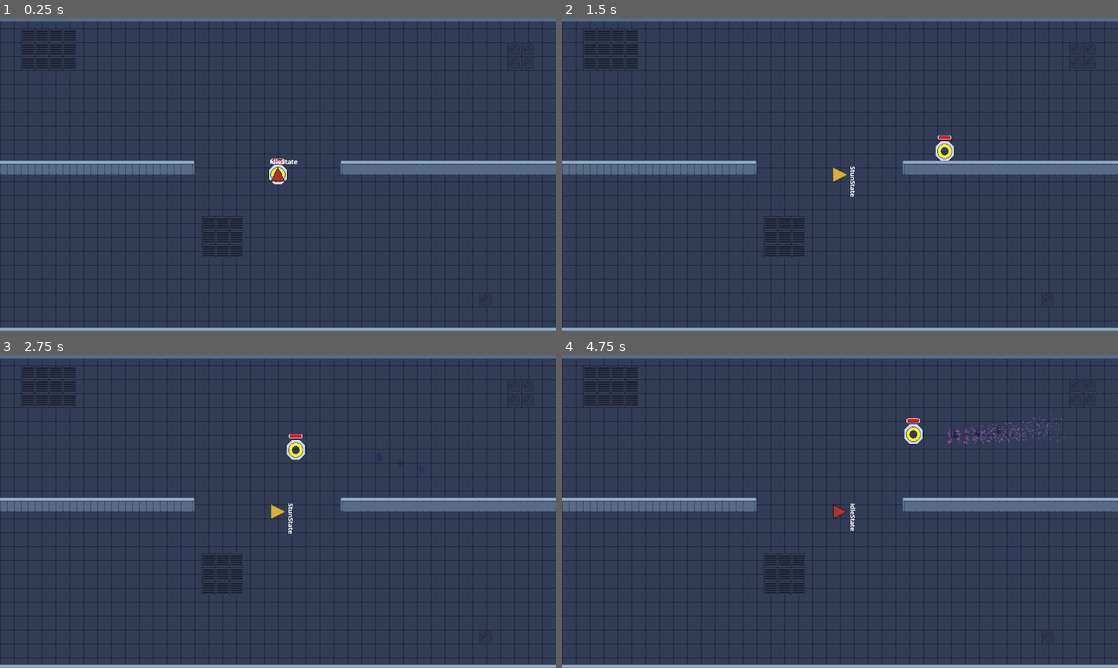
Above: before the commit, frames 1-4 (two rows, left to right).
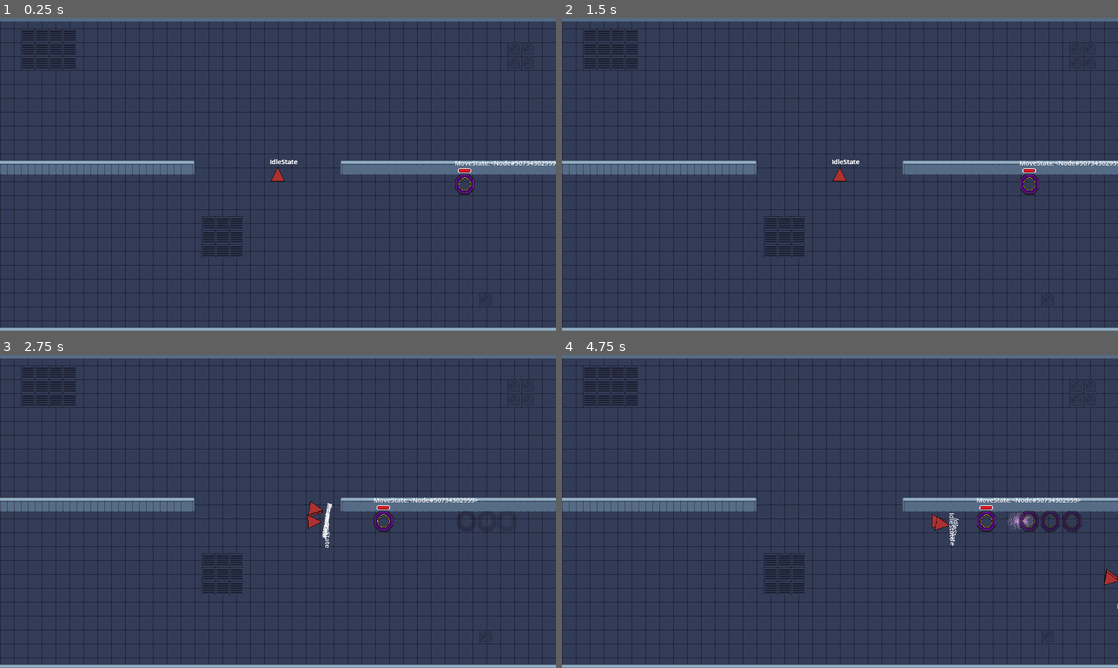
Above: after the commit, the same moments.

Repository: RoguePineappleGames/TossUpMVP
Game: Godot game, scene res://Levels/Level0/room_0_2.tscn
The game is run twice, just before and just after one commit, with the same random seed, the same clock (stepped at 60 frames per second) and the same inputs. This scene is started directly instead of the project's main scene. Sound files missing from this copy of the repository are replaced by a short silence.
Inputs (mouse positions are in pixels of both pictures, inside the frame that each line leads up to):
- Up to frame 1 (0.25 s): no input
- Up to frame 2 (1.5 s): tap Enter at 0.5 s; move the mouse to (962, 158) at 0.52 s; hold Shift (Dash) 0.53-1.28 s; hold D (Right) from 0.53 s (still down); tap W (Up) at 0.77, 1.07 s; tap E (Grab) at 0.8, 1.35 s; move the mouse to (728, 190) at 1.27 s
- Up to frame 3 (2.75 s): tap W (Up) at 1.52, 1.55, 1.82, 2.1 s; move the mouse to (333, 442) at 2.02 s; release D (Right) at 2.03 s; hold A (Left) from 2.03 s (still down); hold Shift (Dash) from 2.03 s (still down)
- Up to frame 4 (4.75 s): move the mouse to (812, 574) at 2.77 s; release A (Left) at 2.78 s; release Shift (Dash) at 2.78 s; hold D (Right) 2.78-4.28 s; tap Shift (Dash) at 2.85, 4.35 s; tap W (Up) at 3.02, 3.32, 3.77, 3.8, 4.07, 4.52 s; tap E (Grab) at 3.05 s; move the mouse to (1006, 558) at 3.52 s; hold E (Grab) 3.53-4.28 s; tap Escape (Pause) at 4.15 s; move the mouse to (673, 464) at 4.27 s; hold A (Left) from 4.28 s (still down)

The runs differ from the first frame. In frame 1, 0.5% of the frame differs, in the area x 48-100%, y 44-57%; in frame 2, 0.7%; in frame 3, 0.9%; in frame 4, 1.6%, in the area x 48-100%, y 18-82%.

Commit message:
Player remade with statemachine and new art

Diff:
--- a/Characters/Circloid/circloid.gd
+++ b/Characters/Circloid/circloid.gd
@@ -9,6 +9,9 @@
 signal EnemyDied(enemy: CharacterBody2D)
 
 enum ShapeType {CIRCLOID, TRIANGOLOID, BLOCKOID, RHOMBOID, STAROID}
+
+const GRAB_SCALING_VALUE: float = 0.5
+const THROW_SCALING_VALUE: float = 1
 
 @export var shape_type: ShapeType
 @export var stun_state: State
@@ -45,11 +48,17 @@
 
 func grab() -> void:
 	EnemyGrabbed.emit(self)
+	scale_enemy(GRAB_SCALING_VALUE)
 
-func throw(damage: int) -> void:
-	throw_damage = damage
+func throw(damage: int = 0) -> void:
+	#throw_damage = damage
 	EnemyThrown.emit(self)
+	scale_enemy(THROW_SCALING_VALUE)
 
 func die() -> void:
 	print("I, ", self, "died")
 	ExceptionalTransition.emit(state_machine.current_state, death_state)
+
+func scale_enemy(scaling_value: float) -> void:
+	scale = Vector2(scaling_value, scaling_value)
+	rotation = 0
--- a/Characters/Circloid/thrown_state.gd
+++ b/Characters/Circloid/thrown_state.gd
@@ -10,7 +10,6 @@
 func on_enter():
 	character.is_thrown = true
 	enemy_detector.monitoring = true
-	print("We are thrown")
 
 func state_physics_process(delta) -> void:
 	if character.is_thrown == false:
--- /dev/null
+++ b/Characters/Player/dash_state.gd
@@ -0,0 +1,71 @@
+extends State
+
+@export var move_state: State
+
+@onready var cooldown_timer: Timer = $CooldownTimer
+@onready var dash_duration_timer: Timer = $DashDurationTimer
+@onready var dash_ghost_life_timer: Timer = $DashGhostLifeTimer
+@onready var dash_ghost_scene: PackedScene = preload("res://Other/ghost.tscn")
+
+@onready var dash_sfx: AudioStreamPlayer2D = $DashSFX
+@onready var dash_particles: CPUParticles2D = $"../../DashParticles"
+
+var dash_direction:= Vector2.ZERO
+var dash_force: int = 1000
+
+func on_enter() -> void:
+	if not cooldown_timer.is_stopped():
+		##DASH ON COOLDOWN
+		Transitioned.emit(self, move_state)
+		return
+	dash_duration_timer.start()
+	dash_ghost_life_timer.start()
+	set_dash_direction()
+	adjust_collision_layers(false)
+	activate_SFX()
+
+func set_dash_direction() -> void:
+	var mouse_position = character.get_global_mouse_position()
+	dash_direction = character.global_position.direction_to(mouse_position)
+
+func adjust_collision_layers(toggle: bool) -> void:
+	##toggle invincibility
+	character.set_collision_layer_value(2, toggle)
+	##toggle dash collision shape
+	character.dash_collision_shape.set_deferred("disabled", toggle)
+
+func state_physics_process(delta) -> void:
+	character.velocity = dash_direction * dash_force
+	character.move_and_slide()
+
+func activate_SFX() -> void:
+	##particles emit opposite of dash direction
+	dash_particles.direction.x = -dash_direction.x
+	dash_particles.emitting = true
+	dash_sfx.playing = true
+
+func _on_dash_collision_area_body_entered(body: Node2D) -> void:
+	if body.is_in_group("Enemy"):
+		body.stun()
+
+
+func _on_dash_ghost_life_timer_timeout() -> void:
+	##Keep adding dash ghosts when the timer expires
+	add_dash_ghost()
+
+
+func add_dash_ghost() -> void:
+	var ghost_instance = dash_ghost_scene.instantiate()
+	ghost_instance.set_property(character.global_position, character.scale, character.animated_sprite_2d.flip_h)
+	get_tree().root.add_child(ghost_instance)
+
+
+func _on_dash_duration_timer_timeout() -> void:
+	Transitioned.emit(self, move_state)
+	dash_particles.emitting = false
+
+
+func on_exit() -> void:
+	cooldown_timer.start()
+	dash_ghost_life_timer.stop()
+	adjust_collision_layers(true)
--- /dev/null
+++ b/Characters/Player/grab_state.gd
@@ -0,0 +1,37 @@
+extends State
+
+@export var move_state: State
+@export var throw_state: State
+
+@onready var enemy_detector: Area2D = $"../../EnemyDetector"
+
+var input_vector:= Vector2.ZERO
+var speed: int = 300
+
+func on_enter() -> void:
+	var colliding_enemies = enemy_detector.get_overlapping_bodies()
+	if colliding_enemies:
+		for enemy in colliding_enemies:
+			if enemy.is_stunned:
+				enemy.grab()
+				grab_enemy(enemy)
+				return
+	Transitioned.emit(self, move_state)
+
+func grab_enemy(enemy: Enemy) -> void:
+	character.grabbed_enemy = enemy
+	enemy.reparent(character)
+	var tween = create_tween()
+	tween.tween_property(enemy, "position",  Vector2.ZERO, 0.5).set_trans(Tween.TRANS_EXPO)
+	await tween.finished
+
+
+func _unhandled_input(event: InputEvent) -> void:
+	input_vector = Input.get_vector("Left", "Right", "Up", "Down")
+
+	if event.is_action_pressed("Grab"):
+		Transitioned.emit(self, throw_state)
+
+func state_physics_process(delta) -> void:
+	character.velocity = input_vector * speed
+	character.move_and_slide()
--- /dev/null
+++ b/Characters/Player/idle_state.gd
@@ -0,0 +1 @@
+extends State
--- /dev/null
+++ b/Characters/Player/move_state.gd
@@ -0,0 +1,22 @@
+extends State
+
+@export var dash_state: State
+@export var grab_state: State
+
+var input_vector:= Vector2.ZERO
+var speed: int = 300
+
+func _unhandled_input(event: InputEvent) -> void:
+	input_vector = Input.get_vector("Left", "Right", "Up", "Down")
+
+	if event.is_action_pressed("Dash"):
+		Transitioned.emit(self, dash_state)
+
+	if event.is_action_pressed("Grab"):
+		Transitioned.emit(self, grab_state)
+
+
+func state_physics_process(delta):
+	character.velocity = input_vector * speed
+
+	character.move_and_slide()
--- /dev/null
+++ b/Characters/Player/player.gd
@@ -0,0 +1,44 @@
+extends CharacterBody2D
+
+signal PlayerHit
+signal PlayerDied
+signal ExceptionalTransition
+
+@onready var health_bar: TextureProgressBar = $HealthBar
+@onready var state_label: Label = $StateLabel
+@onready var state_machine: Node = $StateMachine
+@onready var animated_sprite_2d: AnimatedSprite2D = $AnimatedSprite2D
+@onready var dash_collision_shape: CollisionPolygon2D = $DashCollisionArea/DashCollisionShape
+
+
+
+var max_health: int = 10
+var current_health: int = 0
+var grabbed_enemy: Enemy = null
+
+func _ready() -> void:
+	current_health = max_health
+	health_bar.max_value = max_health
+	health_bar.value = current_health
+	dash_collision_shape.set_deferred("disabled", true)
+
+func _physics_process(delta: float) -> void:
+	state_label.text = str(state_machine.current_state)
+
+
+func adjust_health(amount: int) -> void:
+	##positive amount value for healing; negative amount value for taking damage
+	if amount < 0:
+		PlayerHit.emit()
+	current_health += amount
+	current_health = clamp(current_health, 0, max_health)
+	health_bar.value = current_health
+	if current_health <= 0:
+		die()
+
+func die() -> void:
+	print("I, the player, have died")
+	PlayerDied.emit()
+	##Death Animation
+	##Death Sound
+	queue_free()
--- /dev/null
+++ b/Characters/Player/player.tscn
@@ -0,0 +1,132 @@
+[gd_scene load_steps=15 format=3 uid="uid://o1y0uf46cnqv"]
+
+[ext_resource type="Script" uid="uid://id56bgnyq450" path="res://Characters/Player/player.gd" id="1_j341n"]
+[ext_resource type="Texture2D" uid="uid://g5ojqe1ky2ek" path="res://Assets/Player/Player_v2.png" id="2_u2wkb"]
+[ext_resource type="Script" uid="uid://b3mh8uhybvbfc" path="res://Characters/Player/state_machine.gd" id="3_cue0d"]
+[ext_resource type="Script" uid="uid://dfdijqan7rw00" path="res://Characters/Player/move_state.gd" id="5_klx3t"]
+[ext_resource type="Script" uid="uid://cij3a48li8hqw" path="res://Characters/Player/dash_state.gd" id="5_osktb"]
+[ext_resource type="Script" uid="uid://cqlawculmjf8k" path="res://Characters/Player/grab_state.gd" id="6_7vev3"]
+[ext_resource type="Script" uid="uid://dnhqdf0rxjtny" path="res://Characters/Player/throw_state.gd" id="7_7vev3"]
+[ext_resource type="AudioStream" uid="uid://bba2wci3xni8n" path="res://Assets/SFX/Dash.wav" id="7_va6lm"]
+[ext_resource type="Texture2D" uid="uid://dxews7elm4pd7" path="res://Assets/HealthBarBackground.png" id="9_yhol4"]
+[ext_resource type="Texture2D" uid="uid://dpdxos0ff78hl" path="res://Assets/HealthBarProgress.png" id="10_va6lm"]
+
+[sub_resource type="AtlasTexture" id="AtlasTexture_b71o8"]
+atlas = ExtResource("2_u2wkb")
+region = Rect2(0, 0, 48, 48)
+
+[sub_resource type="SpriteFrames" id="SpriteFrames_xf5fp"]
+animations = [{
+"frames": [{
+"duration": 1.0,
+"texture": SubResource("AtlasTexture_b71o8")
+}],
+"loop": true,
+"name": &"default",
+"speed": 5.0
+}]
+
+[sub_resource type="Curve" id="Curve_va6lm"]
+_limits = [0.0, 100.0, 0.0, 1.0]
+_data = [Vector2(0, 1), 0.0, 0.0, 0, 0, Vector2(0.1, 86.5169), 0.0, 0.0, 0, 0, Vector2(0.978947, 100), 0.0, 0.0, 0, 0]
+point_count = 3
+
+[sub_resource type="CircleShape2D" id="CircleShape2D_va6lm"]
+radius = 41.0
+
+[node name="Player" type="CharacterBody2D"]
+collision_layer = 2
+script = ExtResource("1_j341n")
+
+[node name="AnimatedSprite2D" type="AnimatedSprite2D" parent="."]
+texture_filter = 3
+sprite_frames = SubResource("SpriteFrames_xf5fp")
+
+[node name="CollisionPolygon2D" type="CollisionPolygon2D" parent="."]
+polygon = PackedVector2Array(-8, -22, 8, -22, 20, -10, 20, 10, 8, 22, -8, 22, -20, 10, -20, -10)
+
+[node name="DashCollisionArea" type="Area2D" parent="."]
+collision_layer = 32
+collision_mask = 5
+
+[node name="DashCollisionShape" type="CollisionPolygon2D" parent="DashCollisionArea"]
+polygon = PackedVector2Array(-9, -24, 9, -24, 22, -11, 22, 11, 9, 24, -9, 24, -22, 11, -22, -11)
+
+[node name="DashParticles" type="CPUParticles2D" parent="."]
+emitting = false
+amount = 10000
+lifetime = 0.2
+emission_shape = 1
+emission_sphere_radius = 20.0
+spread = 10.0
+gravity = Vector2(0, 0)
+initial_velocity_min = 100.0
+initial_velocity_max = 150.0
+damping_curve = SubResource("Curve_va6lm")
+color = Color(1, 0.737255, 1, 0.360784)
+
+[node name="EnemyDetector" type="Area2D" parent="."]
+collision_layer = 0
+collision_mask = 4
+
+[node name="CollisionShape2D" type="CollisionShape2D" parent="EnemyDetector"]
+shape = SubResource("CircleShape2D_va6lm")
+
+[node name="StateMachine" type="Node" parent="." node_paths=PackedStringArray("character", "initial_state")]
+script = ExtResource("3_cue0d")
+character = NodePath("..")
+initial_state = NodePath("MoveState")
+
+[node name="MoveState" type="Node" parent="StateMachine" node_paths=PackedStringArray("dash_state", "grab_state")]
+script = ExtResource("5_klx3t")
+dash_state = NodePath("../DashState")
+grab_state = NodePath("../GrabState")
+
+[node name="DashState" type="Node" parent="StateMachine" node_paths=PackedStringArray("move_state")]
+script = ExtResource("5_osktb")
+move_state = NodePath("../MoveState")
+
+[node name="CooldownTimer" type="Timer" parent="StateMachine/DashState"]
+one_shot = true
+
+[node name="DashDurationTimer" type="Timer" parent="StateMachine/DashState"]
+wait_time = 0.2
+one_shot = true
+
+[node name="DashGhostLifeTimer" type="Timer" parent="StateMachine/DashState"]
+wait_time = 0.05
+
+[node name="DashSFX" type="AudioStreamPlayer2D" parent="StateMachine/DashState"]
+stream = ExtResource("7_va6lm")
+
+[node name="GrabState" type="Node" parent="StateMachine" node_paths=PackedStringArray("move_state", "throw_state")]
+script = ExtResource("6_7vev3")
+move_state = NodePath("../MoveState")
+throw_state = NodePath("../ThrowState")
+
+[node name="ThrowState" type="Node" parent="StateMachine" node_paths=PackedStringArray("move_state")]
+script = ExtResource("7_7vev3")
+move_state = NodePath("../MoveState")
+
+[node name="HealthBar" type="TextureProgressBar" parent="."]
+texture_filter = 1
+offset_left = -16.0
+offset_top = -39.0
+offset_right = 15.0
+offset_bottom = -23.0
+value = 100.0
+nine_patch_stretch = true
+texture_under = ExtResource("9_yhol4")
+texture_progress = ExtResource("10_va6lm")
+
+[node name="StateLabel" type="Label" parent="."]
+texture_filter = 3
+offset_left = -23.0
+offset_top = -60.0
+offset_right = 24.0
+offset_bottom = -38.0
+theme_override_font_sizes/font_size = 15
+
+[connection signal="body_entered" from="DashCollisionArea" to="StateMachine/DashState" method="_on_dash_collision_area_body_entered"]
+[connection signal="timeout" from="StateMachine/DashState/DashDurationTimer" to="StateMachine/DashState" method="_on_dash_duration_timer_timeout"]
+[connection signal="timeout" from="StateMachine/DashState/DashGhostLifeTimer" to="StateMachine/DashState" method="_on_dash_ghost_life_timer_timeout"]
--- /dev/null
+++ b/Characters/Player/state_machine.gd
@@ -0,0 +1 @@
+extends CharacterStateMachine
--- /dev/null
+++ b/Characters/Player/throw_state.gd
@@ -0,0 +1,31 @@
+extends State
+
+@export var move_state: State
+
+var shoot_force_max: int = 3000
+var shoot_force_min: int = 2000
+var force_normalizing_factor: int = 50
+
+func on_enter() -> void:
+	character.grabbed_enemy.throw()
+	shoot(character.grabbed_enemy)
+	character.grabbed_enemy = null
+	Transitioned.emit(self, move_state)
+
+func shoot(enemy: Enemy) -> void:
+	var aimed_direction: Vector2 = character.global_position.direction_to(character.get_global_mouse_position())
+	enemy.reparent(character.get_parent().get_node("EnemyContainer"))
+	enemy.velocity = aimed_direction * shoot_force_min
+
+	##lerp expects normalized weight. So divide charge time left by total charge time to normalize
+	##Do 1 - normalized ratio to get correct behavior of low force at high time left, high force at low time left
+	#var charge_progress = 1 - (charge_time_left/total_charge_time)
+	#var adjusted_shoot_force = lerp(shoot_force_min, shoot_force_max, charge_progress)
+	##Apply throw damage and pass it to enemy throw function
+	#var throw_damage = calculate_throw_strength(adjusted_shoot_force)
+	#grabbed_enemy.throw(throw_damage)
+	#
+
+#func calculate_throw_strength(force: float):
+	#var force_normalized = force / force_normalizing_factor
+	#return force_normalized
--- a/Characters/grabber_gun.gd
+++ b/Characters/grabber_gun.gd
@@ -1,6 +1,5 @@
 extends Area2D
 
-#@onready var grab_particles: CPUParticles2D = $GrabParticles
 
 var shoot_force_max: int = 3000
 var shoot_force_min: int = 1000
@@ -38,9 +37,6 @@
 				enemy.grab()
 				has_enemy = true
 				grabbed_enemy = enemy
-				#if enemy.is_grabbed:
-					#has_enemy = true
-					#grabbed_enemy = enemy
 				break
 			else:
 				continue
--- a/Levels/Level0/level.gd
+++ b/Levels/Level0/level.gd
@@ -36,6 +36,7 @@
 
 	setup_portal(false)
 	rooms_left = rooms_left_array.size()
+
 	if current_active_room:
 		current_active_room.queue_free()
 
@@ -51,7 +52,9 @@
 		next_room_instance.Room_PlayerDied.connect(_on_room_player_died)
 		next_room_instance.Room_PlayerPaused.connect(_on_room_player_paused)
 
-		current_active_room.start_room()
+		##To avoid issues with calling this function before room is ready, call start_room in room's ready method.
+		#current_active_room.start_room()
+		#current_active_room.call_deferred("start_room")
 
 	else:
 		LevelDone.emit()
@@ -87,7 +90,8 @@
 
 
 func _on_portal_body_entered(body: Node2D) -> void:
-	setup_next_room()
+	##use call_deferred otherwise will cause bugs
+	call_deferred("setup_next_room")
 
 func _on_pause_menu_retry_button_pressed() -> void:
 	restart_current_room()
--- a/Levels/Level0/room_0_1.tscn
+++ b/Levels/Level0/room_0_1.tscn
@@ -2,9 +2,9 @@
 
 [ext_resource type="Script" uid="uid://bde6orows3fl7" path="res://Levels/Level0/room_0_1.gd" id="1_dj5uy"]
 [ext_resource type="Texture2D" uid="uid://b38b6k1sx7u6o" path="res://Assets/Tech Dungeon Roguelite - Asset Pack (DEMO)/tileset x1.png" id="2_unfam"]
-[ext_resource type="PackedScene" uid="uid://cl7hl06rnhl0y" path="res://Characters/PlayerIsometric.tscn" id="3_gop3w"]
 [ext_resource type="PackedScene" uid="uid://dpl5rs8wgfeiv" path="res://Levels/ScreenCamera.tscn" id="4_pg488"]
 [ext_resource type="PackedScene" uid="uid://cfttxpq5xek8o" path="res://Characters/Circloid/circloid.tscn" id="5_gop3w"]
+[ext_resource type="PackedScene" uid="uid://o1y0uf46cnqv" path="res://Characters/Player/player.tscn" id="5_pg488"]
 
 [sub_resource type="TileSetAtlasSource" id="TileSetAtlasSource_gop3w"]
 texture = ExtResource("2_unfam")
@@ -374,8 +374,6 @@
 tile_map_data = PackedByteArray("AADs/+z/AwBEAAMAAADs/+3/AwBEAAIAAADs/+7/AwBEAAMAAADs/+//AwBEAAIAAADt/+z/AwBFAAMAAADt/+ …(64208 unchanged characters)…
 tile_set = SubResource("TileSet_pg488")
 
-[node name="Player" parent="." instance=ExtResource("3_gop3w")]
-
 [node name="ScreenCamera" parent="." instance=ExtResource("4_pg488")]
 
 [node name="EnemyContainer" type="Node2D" parent="."]
@@ -386,3 +384,5 @@
 
 [node name="PlayerSpawnPosition" type="Marker2D" parent="."]
 position = Vector2(420, 0)
+
+[node name="Player" parent="." instance=ExtResource("5_pg488")]
--- a/Levels/Level0/room_0_2.tscn
+++ b/Levels/Level0/room_0_2.tscn
@@ -2,7 +2,7 @@
 
 [ext_resource type="Script" uid="uid://b3d2ov1r3qrb7" path="res://Levels/Level0/room_0_2.gd" id="1_0won3"]
 [ext_resource type="Texture2D" uid="uid://b38b6k1sx7u6o" path="res://Assets/Tech Dungeon Roguelite - Asset Pack (DEMO)/tileset x1.png" id="2_36bsp"]
-[ext_resource type="PackedScene" uid="uid://cl7hl06rnhl0y" path="res://Characters/PlayerIsometric.tscn" id="3_270yh"]
+[ext_resource type="PackedScene" uid="uid://o1y0uf46cnqv" path="res://Characters/Player/player.tscn" id="3_270yh"]
 [ext_resource type="PackedScene" uid="uid://dpl5rs8wgfeiv" path="res://Levels/ScreenCamera.tscn" id="4_7h07m"]
 [ext_resource type="PackedScene" uid="uid://brqjcse003ph3" path="res://Characters/Triangoloid/triangoloid.tscn" id="5_270yh"]
 
--- a/Levels/room.gd
+++ b/Levels/room.gd
@@ -23,6 +23,8 @@
 var enemy_dictionary: Dictionary = {}
 var enemies_left: int = 0
 
+func _ready() -> void:
+	start_room()
 
 func start_room() -> void:
 	setup_player()
@@ -35,7 +37,7 @@
 	player.global_position = player_spawn_position.global_position
 	player.PlayerHit.connect(_on_player_hit)
 	player.PlayerDied.connect(_on_player_death)
-	player.PlayerPaused.connect(_on_player_paused)
+#	player.PlayerPaused.connect(_on_player_paused)
 
 func setup_enemies() -> void:
 	for enemy in enemy_container.get_children():
--- a/Other/ghost.gd
+++ b/Other/ghost.gd
@@ -5,14 +5,14 @@
 
 
 func set_property(ghost_position: Vector2, ghost_scale: Vector2, ghost_flip_h):
-	position = ghost_position
+	global_position = ghost_position
 	scale = ghost_scale
 	flip_h = ghost_flip_h
 
 func ghosting():
 	var tween_fade = get_tree().create_tween()
 
-	tween_fade.tween_property(self, "modulate", Color(0, 0, 1, 0), 0.75)
+	tween_fade.tween_property(self, "modulate", Color(0, 0, 0, 0), 0.75)
 	await tween_fade.finished
 
 	queue_free()
--- a/Other/ghost.tscn
+++ b/Other/ghost.tscn
@@ -1,11 +1,9 @@
 [gd_scene load_steps=3 format=3 uid="uid://dhlkgcufm8l0s"]
 
-[ext_resource type="Texture2D" uid="uid://cmtevpn03xnmv" path="res://Assets/Bot Wheel/move without FX.png" id="1_8kjqe"]
+[ext_resource type="Texture2D" uid="uid://g5ojqe1ky2ek" path="res://Assets/Player/Player_v2.png" id="1_8kjqe"]
 [ext_resource type="Script" uid="uid://cw3orr8yescdu" path="res://Other/ghost.gd" id="2_dp3ar"]
 
 [node name="Ghost" type="Sprite2D"]
 texture_filter = 3
 texture = ExtResource("1_8kjqe")
-vframes = 8
-frame = 2
 script = ExtResource("2_dp3ar")
Binary file changed: Assets/Enemies/AseFiles/Player.ase
Binary file added: Assets/Player/Player.ase
Binary file added: Assets/Player/Player_v1.png
Not shown, added: Assets/Player/Player_v1.png.import
Binary file added: Assets/Player/Player_v2.png
Not shown, added: Assets/Player/Player_v2.png.import
Not shown, added: Characters/Player/dash_state.gd.uid
Not shown, added: Characters/Player/grab_state.gd.uid
Not shown, added: Characters/Player/idle_state.gd.uid
Not shown, added: Characters/Player/move_state.gd.uid
Not shown, added: Characters/Player/player.gd.uid
Not shown, added: Characters/Player/state_machine.gd.uid
(and 1 more such lines)
